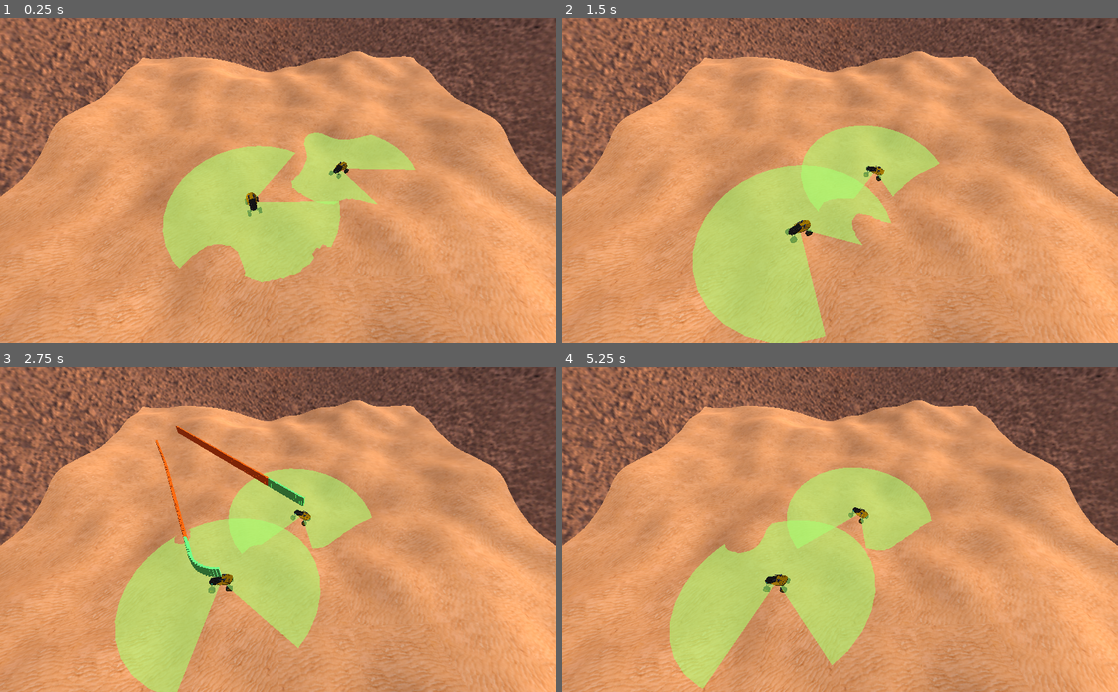
Above: before the commit, frames 1-4 (two rows, left to right).
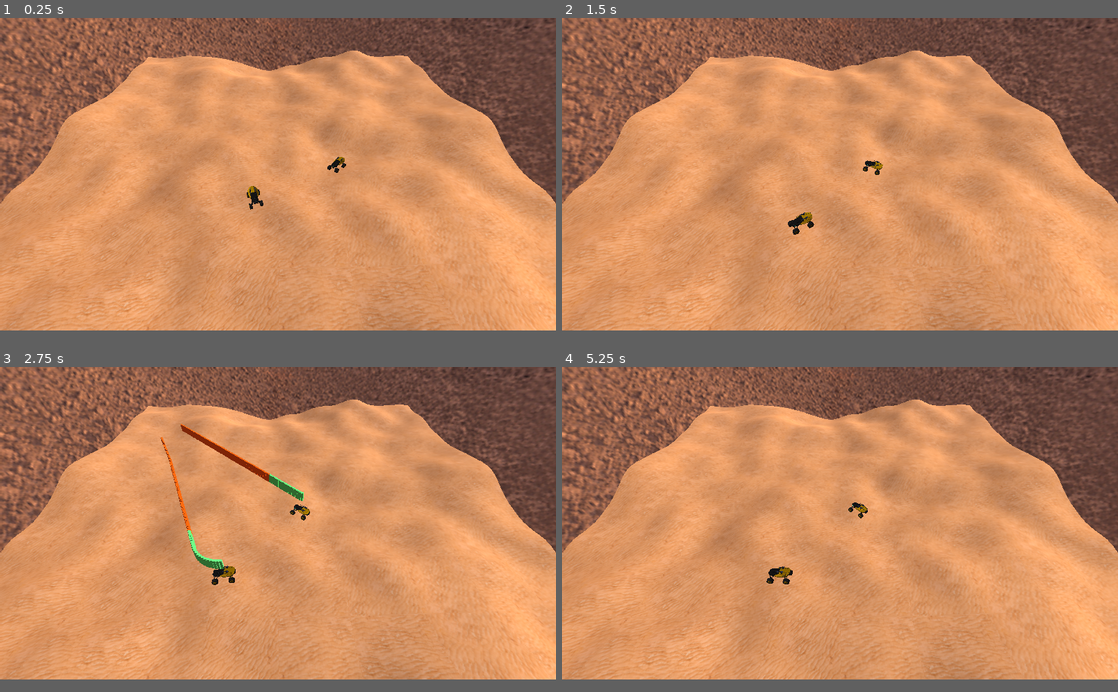
Above: after the commit, the same moments.

Repository: RealmHost002/game_about_desert_and_corovans
Game: Godot game, scene res://main.tscn
Two runs of this game, one before a commit and one after it. Both use one fixed random seed, a clock stepped at 60 frames per second and the inputs below.
Inputs (mouse positions are in pixels of both pictures, inside the frame that each line leads up to):
- Up to frame 1 (0.25 s): no input
- Up to frame 2 (1.5 s): move the mouse to (962, 164) at 0.52 s; hold 2 (tb2) 0.53-1.25 s; click (962, 164) at 0.67 s; drag from (728, 196) to (812, 245) at 1.27 s
- Up to frame 3 (2.75 s): move the mouse to (333, 458) at 2.02 s; hold Right mouse button (drag_camera) from 2.03 s (still down); click (333, 458) at 2.17 s; tap 2 (tb2) at 2.3 s
- Up to frame 4 (5.25 s): release Right mouse button (drag_camera) at 2.75 s; drag from (812, 594) to (673, 480) at 2.77 s; tap Enter at 3.5, 5 s; move the mouse to (1006, 578) at 3.52 s; hold 2 (tb2) 3.53-4.25 s; click (1006, 578) at 3.67 s; tap Space at 4.25 s; drag from (673, 480) to (756, 448) at 4.27 s; move the mouse to (867, 529) at 5.02 s; hold 1 (TEST_BUTTON_1) from 5.03 s (still down); click (867, 529) at 5.17 s
In our replay, the window is 800x468 before the commit and 800x450 after it. These sizes can differ from the game's own. Grey fills any space a smaller window leaves; there, only what the larger window draws over its background counts as a difference.

The runs differ from the first frame. In frame 1, 22% of the frame differs, in the area x 0-100%, y 0-100%; in frame 2, 27%; in frame 3, 26%; in frame 4, 25%.

Commit message:
some weapon update

Diff:
--- a/project.godot
+++ b/project.godot
@@ -26,6 +26,13 @@
 [debug]
 
 settings/stdout/print_fps=true
+
+[display]
+
+window/size/width=1920
+window/size/height=1080
+window/size/fullscreen=true
+window/stretch/mode="viewport"
 
 [input]
 
--- a/scripts/weapons/all_weapons.gd
+++ b/scripts/weapons/all_weapons.gd
@@ -1,7 +1,7 @@
 extends Spatial
 
 
-var death_zones = [Vector2(1, 2.14), Vector2(1, 2.14)]
+var death_zones = [Vector2(1, 2.14), Vector2(4.14, 5.28)]
 
 
 # Called when the node enters the scene tree for the first time.
--- a/scripts/weapons/weapon.gd
+++ b/scripts/weapons/weapon.gd
@@ -1,18 +1,21 @@
 extends Position3D
 
-
+var burst_size = 6.0
+var step_time = 1.0
 var death_zone = Vector2()
 var is_active = false
 var camera
 var target = 0
 var distance = 3.0
-
-
+var path_to_fire_anim_node = "res://trash textures/laser_beam.tscn"
+var t = 0.0
 
 # Called when the node enters the scene tree for the first time.
 func _ready():
-#	get_node("area").hide()
+	step_time = constants.step_time
+	get_node("area").hide()
 	camera = get_tree().get_root().get_node('Spatial/camera_look_at/Camera')
+#	set_process(false)
 #	death_zone = get_parent().death_zones
 	pass # Replace with function body.
 
@@ -20,7 +23,7 @@
 	for node in get_parent().get_parent().get_parent().get_parent().get_children():
 		if node != get_parent().get_parent().get_parent():
 			target = node
-	var lb = preload("res://trash textures/laser_beam.tscn").instance()
+	var lb = load(path_to_fire_anim_node).instance()
 	self.add_child(lb)
 	lb.global_transform = self.global_transform
 	lb.look_at(target.global_transform.origin, Vector3(0,1,0))
@@ -32,7 +35,12 @@
 	pass
 # Called every frame. 'delta' is the elapsed time since the previous frame.
 #func _process(delta):
-#	pass
+#	t += delta
+#	if t > step_time / burst_size:
+#		t = 0
+#		fire()
+
+
 func _input(event):
 	if event.is_action_pressed("drag_camera"):
 		is_active = false
